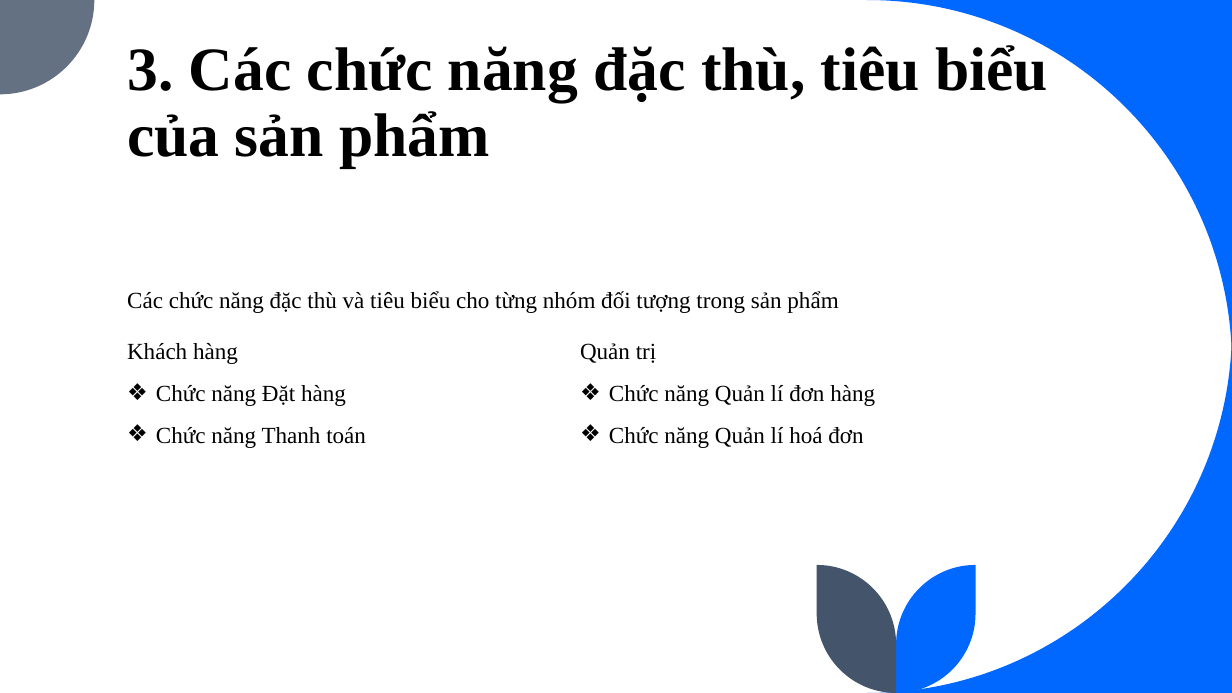
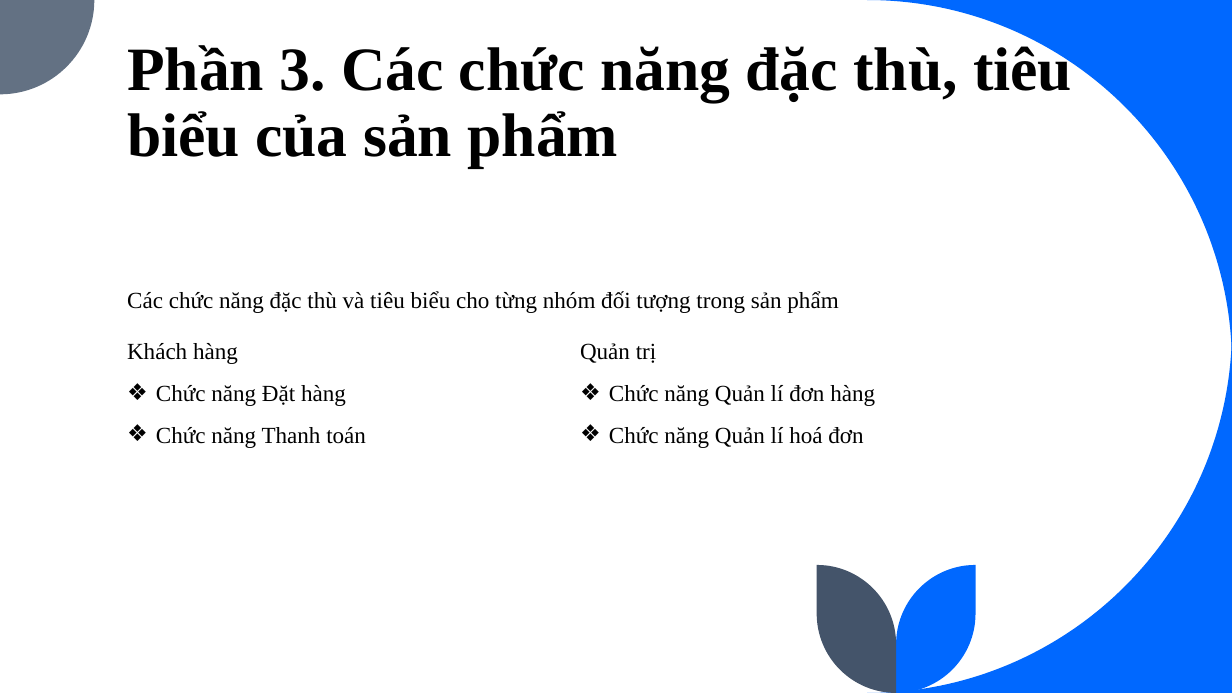
Before and after one commit to EdgarIgnite16/SGU-Course, a slide deck: slide 6 of Nam3_HK1/CNPM_SoftTech/N6_ECommerce_Fashion247.pptx. Drawn at 1232x693 pixels with LibreOffice and Linux fonts; fonts in the diff are those of the drawing. Boxes give left, top, right and bottom in pixels: in the first picture for what was removed or moved away, otherwise in the second. Text is boxed around its words. In the diff, an @@ line names an element or a change of style, - is before the commit and + after.

```diff
--- a/Nam3_HK1/CNPM_SoftTech/N6_ECommerce_Fashion247.pptx
+++ b/Nam3_HK1/CNPM_SoftTech/N6_ECommerce_Fashion247.pptx
@@ title at (x1=127, y1=42, x2=1072, y2=168): text changed @@
-3. Các chức năng đặc thù, tiêu biểu của sản phẩm
+Phần 3. Các chức năng đặc thù, tiêu biểu của sản phẩm
```
Also in this commit, not shown: 4 other slides changed, 14 slides added, 13 slides removed, 3 other files.
